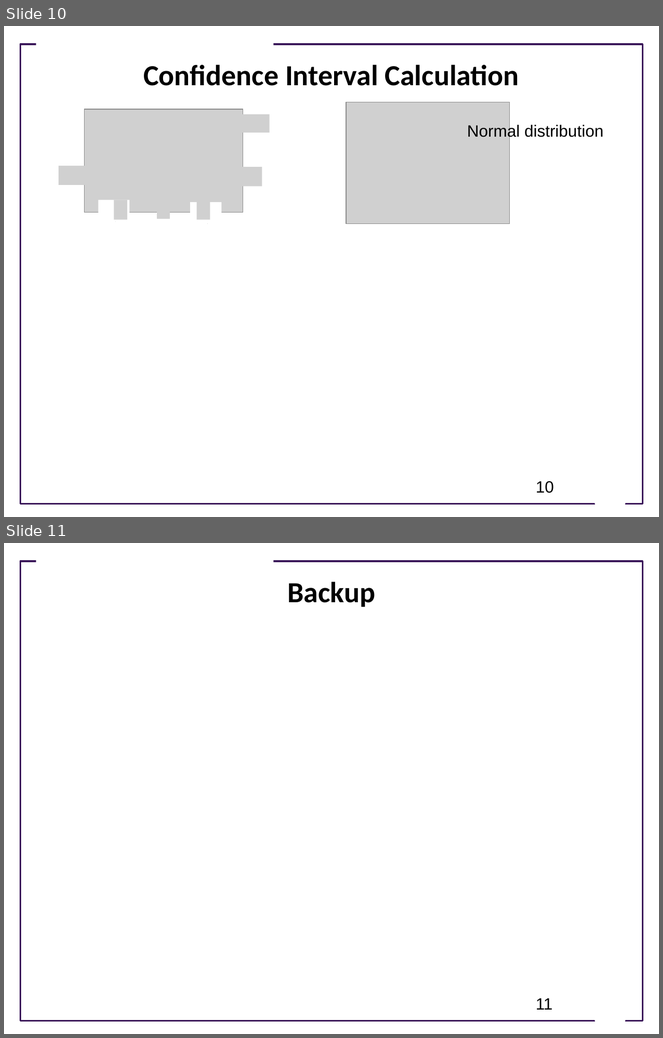
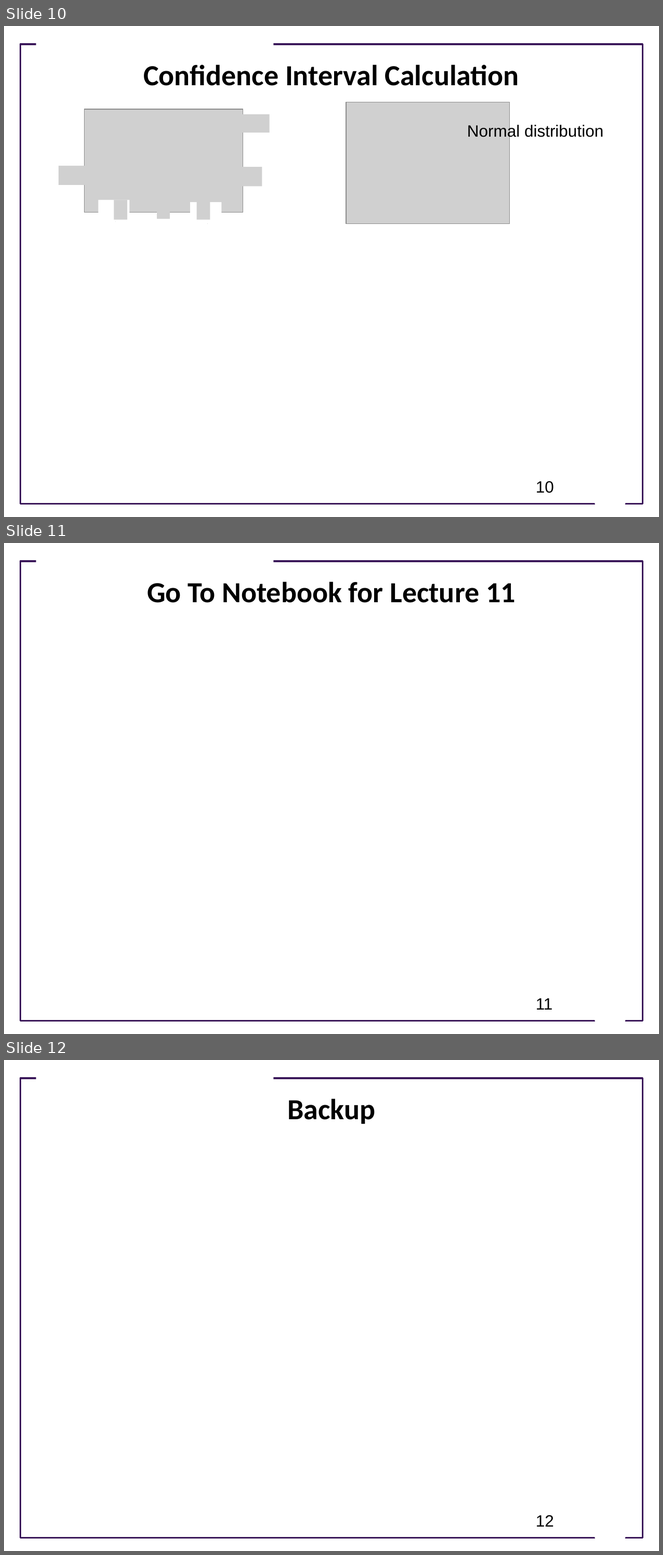
Before and after one commit to ModelEngineering/advancing-biomedical-models, a slide deck: lectures/lecture_11/Lecture_11_Parameter_Confidence_Intervals_With_Bootstrapping.pptx. Shown one above the other, each under a label of ours: slides 10 and 11 before the commit, slides 10, 11 and 12 after it. The pictures are 663x1038 and 663x1555 pixels, drawn with LibreOffice and Linux fonts; fonts in the diff are those of the drawing; grey boxes stand for pictures; background and template pictures are left out. Boxes give left, top, right and bottom in pixels: in the first picture for what was removed or moved away, otherwise in the second. Text is boxed around its words. In the diff, an @@ line names an element or a change of style, - is before the commit and + after.

```diff
--- a/lectures/lecture_11/Lecture_11_Parameter_Confidence_Intervals_With_Bootstrapping.pptx
+++ b/lectures/lecture_11/Lecture_11_Parameter_Confidence_Intervals_With_Bootstrapping.pptx
@@ slide 11 added at [4, 543, 659, 1034], background #FFFFFF; not listed: 3 template elements that a slide beside it also shows @@
@@ title added at [147, 581, 516, 603], 32 pt, text #000000, bold @@
+Go To Notebook for Lecture 11
@@ page number added at [536, 999, 553, 1010], 18 pt, text #000000 @@
+11
@@ what was slide 11 is now slide 12 @@
@@ page number at [536, 1516, 554, 1527]: text changed @@
-11
+12
```
Also in this commit, not shown: 1 slide changed.
